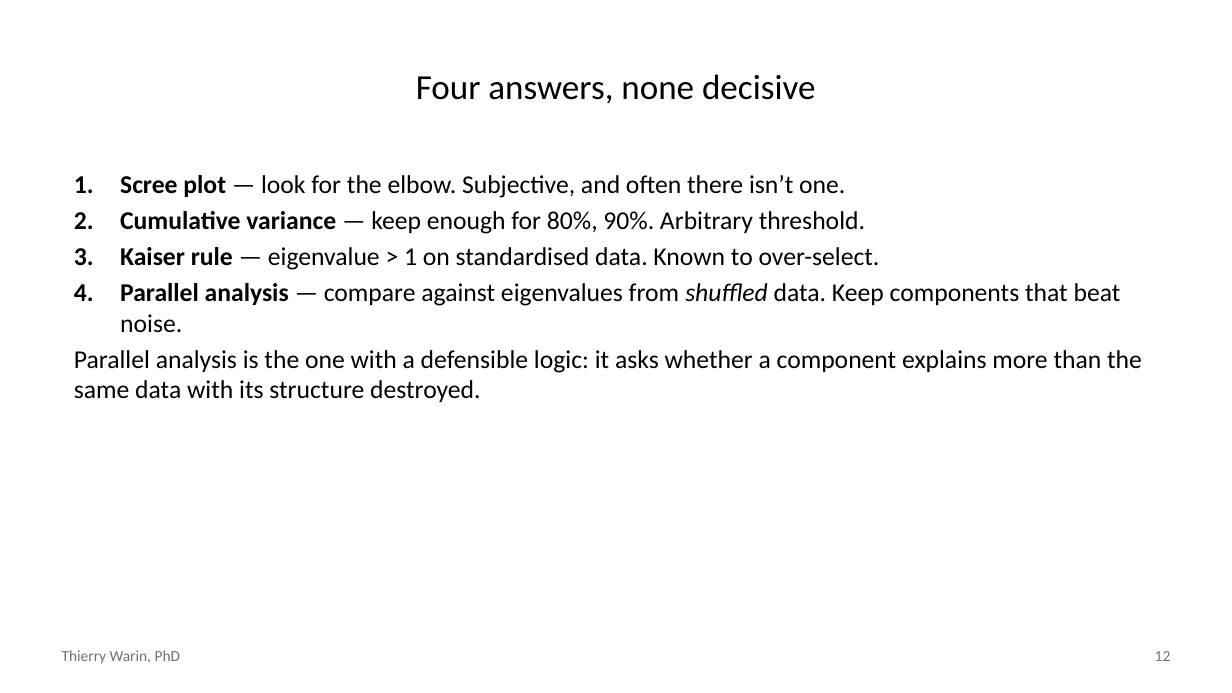
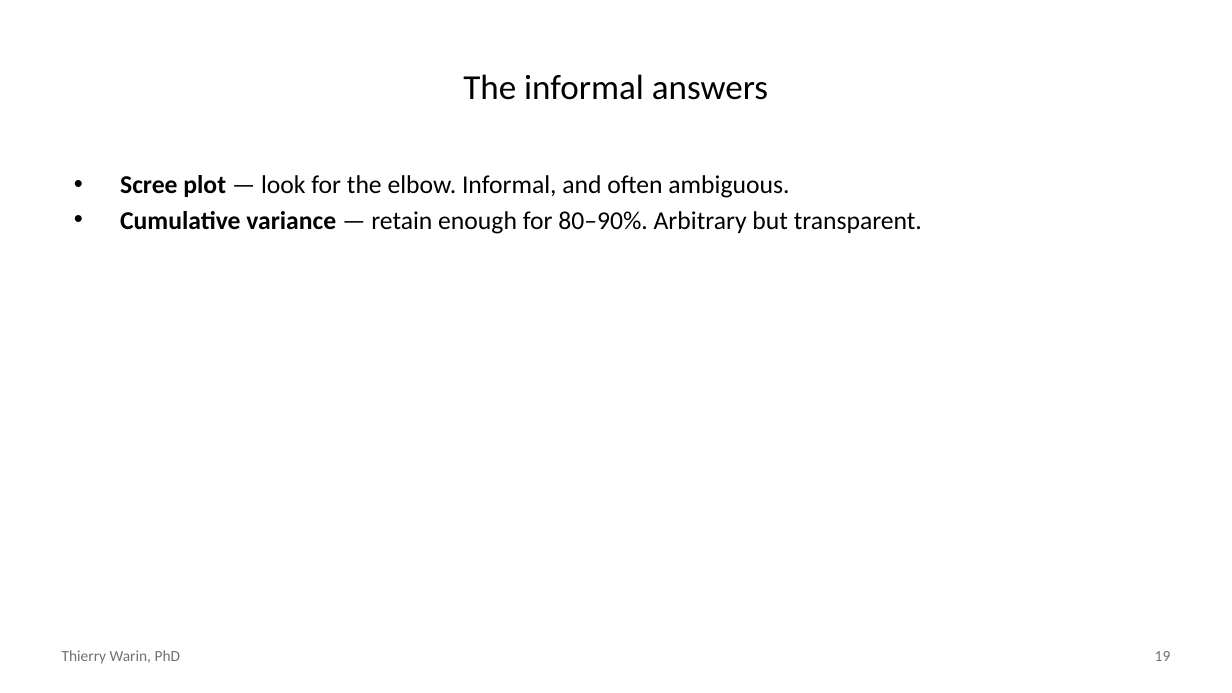
Before and after one commit to warint/quantitative-methods, a slide deck: slide 19 of 08-pca-and-factor-models/slides.pptx (slide 12 before the commit). Drawn at 1232x693 pixels with LibreOffice and Linux fonts; fonts in the diff are those of the drawing. Boxes give left, top, right and bottom in pixels: in the first picture for what was removed or moved away, otherwise in the second. Text is boxed around its words. In the diff, an @@ line names an element or a change of style, - is before the commit and + after.

```diff
--- a/08-pca-and-factor-models/slides.pptx
+++ b/08-pca-and-factor-models/slides.pptx
@@ title at (463, 74, 768, 100): text changed @@
-Four answers, none decisive
+The informal answers
@@ text at (120, 175, 922, 234): text changed @@
-1. Scree plot — look for the elbow. Subjective, and often there isn’t one.
-2. Cumulative variance — keep enough for 80%, 90%. Arbitrary threshold.
-3. Kaiser rule — eigenvalue > 1 on standardised data. Known to over-select.
-4. Parallel analysis — compare against eigenvalues from shuffled data. Keep components that beat noise.
-Parallel analysis is the one with a defensible logic: it asks whether a component explains more than the same data with its structure destroyed.
+• Scree plot — look for the elbow. Informal, and often ambiguous.
+• Cumulative variance — retain enough for 80–90%. Arbitrary but transparent.
@@ page number at (1155, 651, 1171, 661): text changed @@
-12
+19
```
Also in this commit, not shown: 4 other slides changed, 22 slides added, 24 slides removed, 3 other files.
